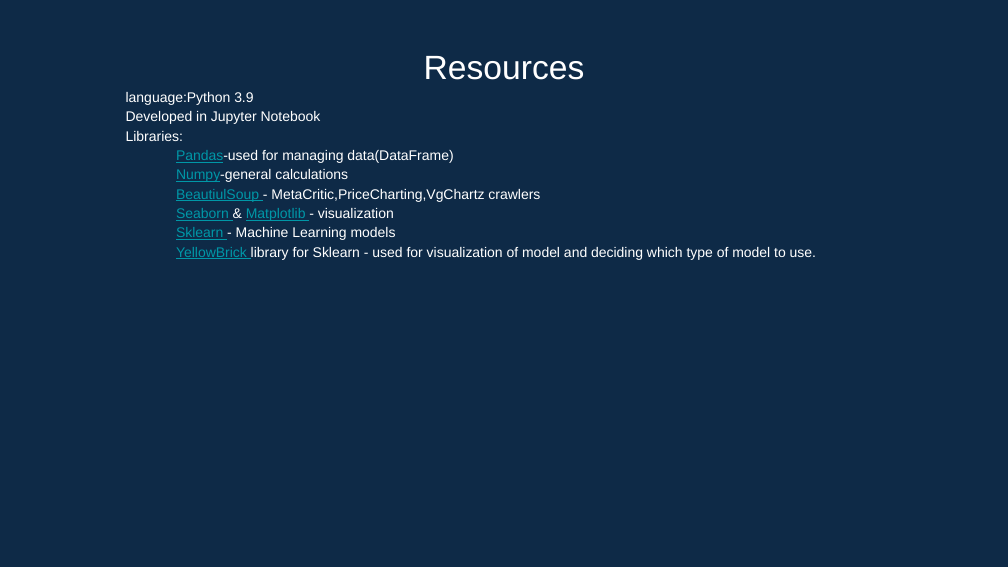
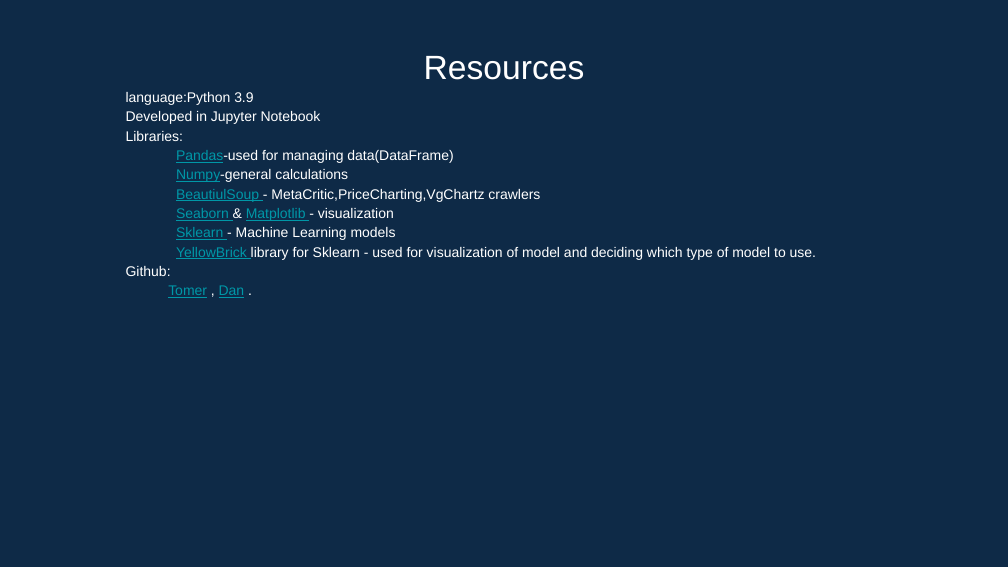
Before and after one commit to Dkvitca/end-of-the-year-project-data-science-, a slide deck: slide 29 of project presentation.pptx. Drawn at 1008x567 pixels with LibreOffice and Linux fonts; fonts in the diff are those of the drawing. Boxes give left, top, right and bottom in pixels: in the first picture for what was removed or moved away, otherwise in the second. Text is boxed around its words. In the diff, an @@ line names an element or a change of style, - is before the commit and + after.

```diff
--- a/project presentation.pptx
+++ b/project presentation.pptx
@@ text at [126, 266, 245, 298]: paragraphs added @@
+Github:
+Tomer , Dan .
```
Also in this commit, not shown: 1 other slide changed.
